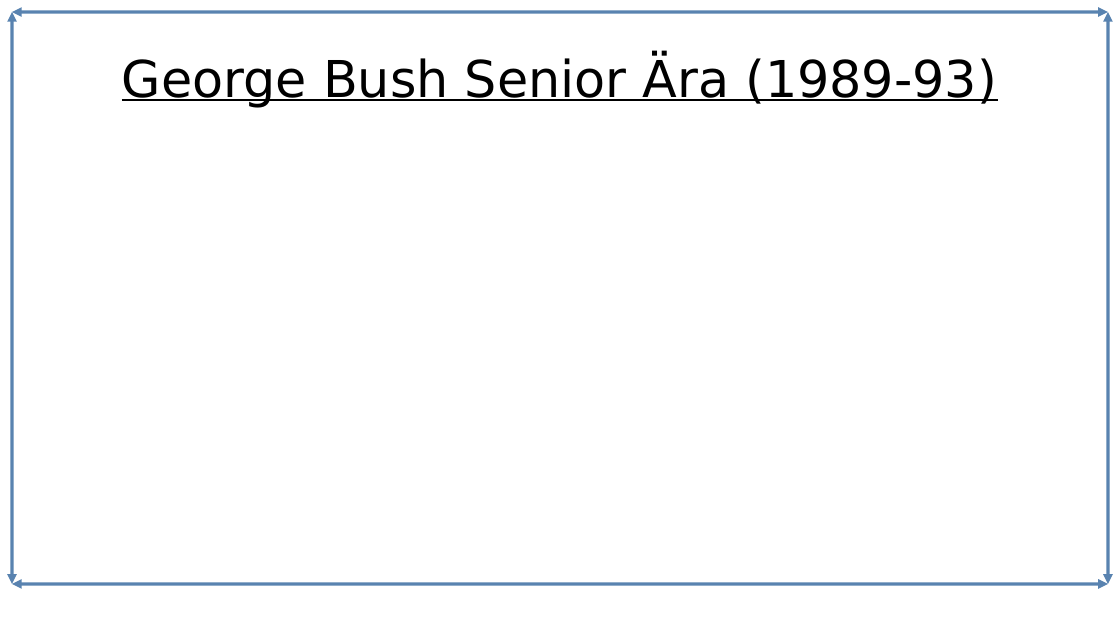
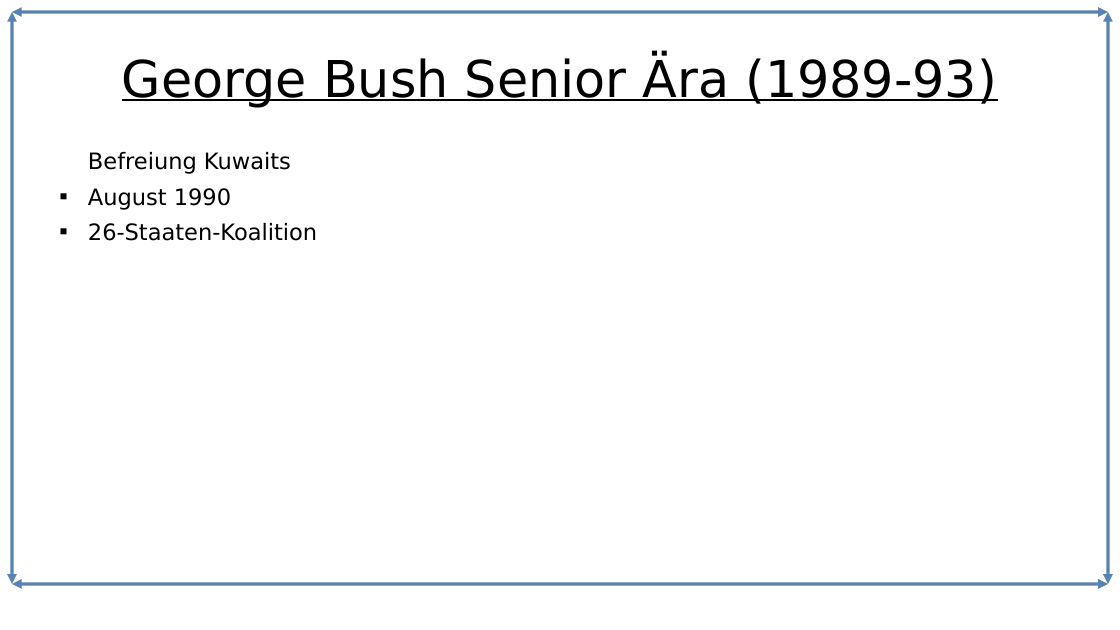
Before and after one commit to Lacrimus/Referat-Geschichte-USA-die-einzig-verbleibende-Weltmacht-, a slide deck: slide 3 of USA-die-einzig-verbleibende-Weltmacht.odp (slide 2 before the commit). Drawn at 1120x630 pixels with LibreOffice and Linux fonts; fonts in the diff are those of the drawing. Boxes give left, top, right and bottom in pixels: in the first picture for what was removed or moved away, otherwise in the second. Text is boxed around its words. In the diff, an @@ line names an element or a change of style, - is before the commit and + after.

```diff
--- a/USA-die-einzig-verbleibende-Weltmacht.odp
+++ b/USA-die-einzig-verbleibende-Weltmacht.odp
@@ text added at [88,152,317,241], 16 pt, text #000000 @@
+Befreiung Kuwaits
+■ August 1990
+■ 26-Staaten-Koalition
```
Also in this commit, not shown: 5 other slides changed, 3 slides added, 1 slide removed, 1 other file.
